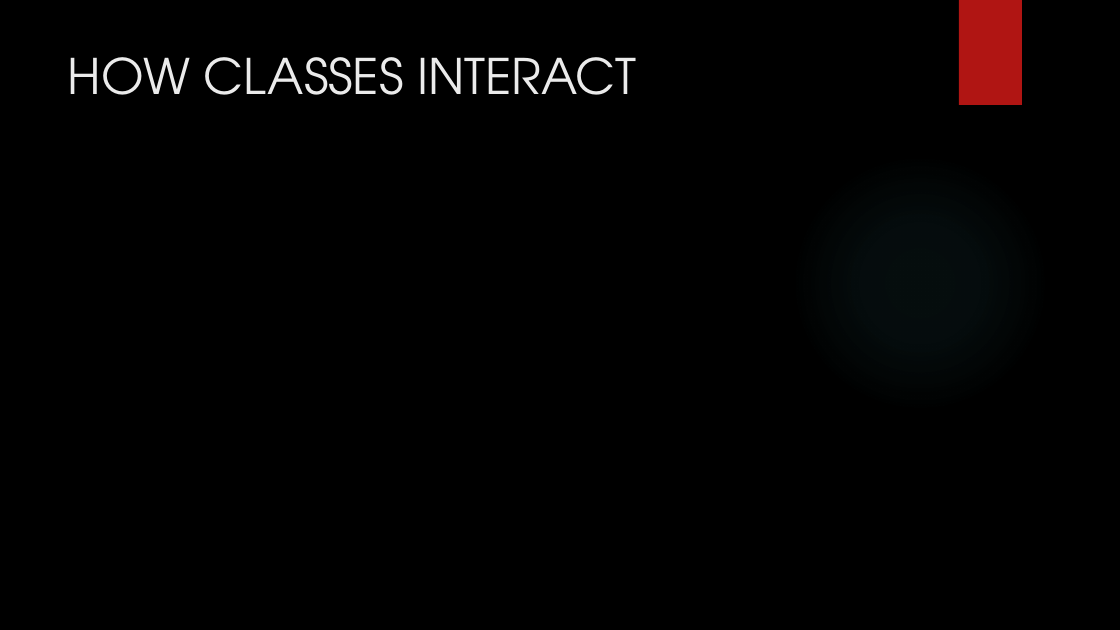
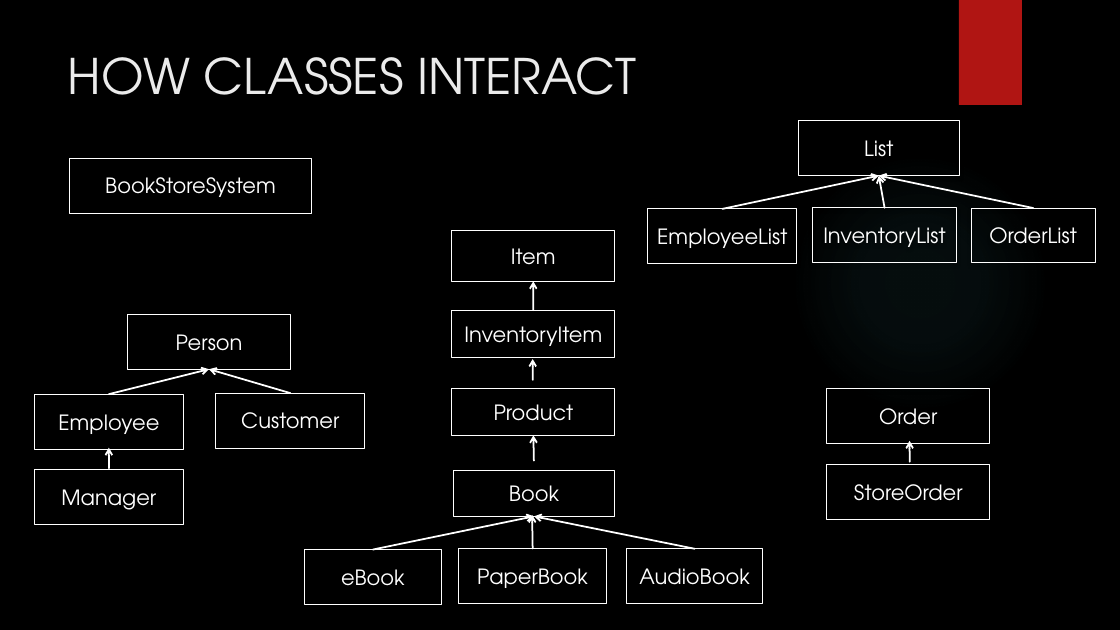
Before and after one commit to Timothy-W/BookStoreApp, a slide deck: slide 5 of BookStoreApp Presentation.pptx. Drawn at 1120x630 pixels with LibreOffice and Linux fonts; fonts in the diff are those of the drawing; background and template pictures are left out. Boxes give left, top, right and bottom in pixels: in the first picture for what was removed or moved away, otherwise in the second. Text is boxed around its words. In the diff, an @@ line names an element or a change of style, - is before the commit and + after.

```diff
--- a/BookStoreApp Presentation.pptx
+++ b/BookStoreApp Presentation.pptx
@@ rectangle added at (798,121,960,176), outline #FFFFFF 0.75 pt, 18 pt, text #FFFFFF @@
+List
@@ rectangle added at (70,158,312,213), outline #FFFFFF 0.75 pt, 18 pt, text #FFFFFF @@
+BookStoreSystem
@@ arrow added from (723, 209) to (879, 176), #FFFFFF 1.5 pt @@
@@ arrow added from (885, 208) to (879, 176), #FFFFFF 1.5 pt @@
@@ arrow added from (1033, 208) to (879, 176), #FFFFFF 1.5 pt @@
@@ rectangle added at (648,209,797,264), outline #FFFFFF 0.75 pt, 18 pt, text #FFFFFF @@
+EmployeeList
@@ rectangle added at (812,208,957,262), outline #FFFFFF 0.75 pt, 18 pt, text #FFFFFF @@
+InventoryList
@@ rectangle added at (971,208,1096,263), outline #FFFFFF 0.75 pt, 18 pt, text #FFFFFF @@
+OrderList
@@ rectangle added at (452,231,615,281), outline #FFFFFF 0.75 pt, 18 pt, text #FFFFFF @@
+Item
@@ arrow added from (534, 310) to (534, 281), #FFFFFF 1.5 pt @@
@@ rectangle added at (128,314,291,369), outline #FFFFFF 0.75 pt, 18 pt, text #FFFFFF @@
+Person
@@ rectangle added at (452,310,615,357), outline #FFFFFF 0.75 pt, 18 pt, text #FFFFFF @@
+InventoryItem
@@ arrow added from (533, 380) to (533, 359), #FFFFFF 1.5 pt @@
@@ arrow added from (109, 394) to (209, 370), #FFFFFF 1.5 pt @@
@@ arrow added from (291, 393) to (209, 370), #FFFFFF 1.5 pt @@
@@ rectangle added at (452,388,615,435), outline #FFFFFF 0.75 pt, 18 pt, text #FFFFFF @@
+Product
@@ rectangle added at (827,389,990,444), outline #FFFFFF 0.75 pt, 18 pt, text #FFFFFF @@
+Order
@@ rectangle added at (34,394,183,449), outline #FFFFFF 0.75 pt, 18 pt, text #FFFFFF @@
+Employee
@@ rectangle added at (216,393,365,448), outline #FFFFFF 0.75 pt, 18 pt, text #FFFFFF @@
+Customer
@@ arrow added from (109, 469) to (109, 448), #FFFFFF 1.5 pt @@
@@ arrow added from (534, 460) to (534, 435), #FFFFFF 1.5 pt @@
@@ arrow added from (910, 462) to (910, 441), #FFFFFF 1.5 pt @@
@@ rectangle added at (34,470,183,524), outline #FFFFFF 0.75 pt, 18 pt, text #FFFFFF @@
+Manager
@@ rectangle added at (454,471,615,516), outline #FFFFFF 0.75 pt, 18 pt, text #FFFFFF @@
+Book
@@ rectangle added at (827,465,990,519), outline #FFFFFF 0.75 pt, 18 pt, text #FFFFFF @@
+StoreOrder
@@ arrow added from (373, 549) to (534, 517), #FFFFFF 1.5 pt @@
@@ arrow added from (533, 549) to (532, 515), #FFFFFF 1.5 pt @@
@@ arrow added from (695, 549) to (534, 517), #FFFFFF 1.5 pt @@
@@ rectangle added at (305,549,441,604), outline #FFFFFF 0.75 pt, 18 pt, text #FFFFFF @@
+eBook
@@ rectangle added at (459,549,607,603), outline #FFFFFF 0.75 pt, 18 pt, text #FFFFFF @@
+PaperBook
@@ rectangle added at (627,549,763,603), outline #FFFFFF 0.75 pt, 18 pt, text #FFFFFF @@
+AudioBook
```
Also in this commit, not shown: 1 other slide changed.
